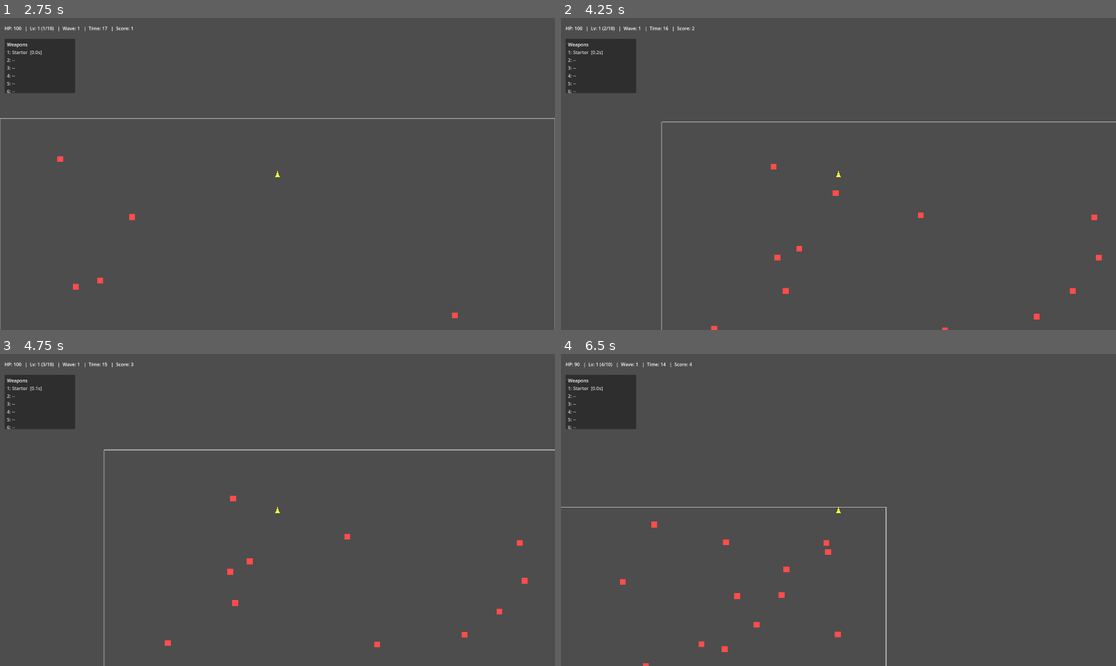
Above: before the commit, frames 1-4 (two rows, left to right).
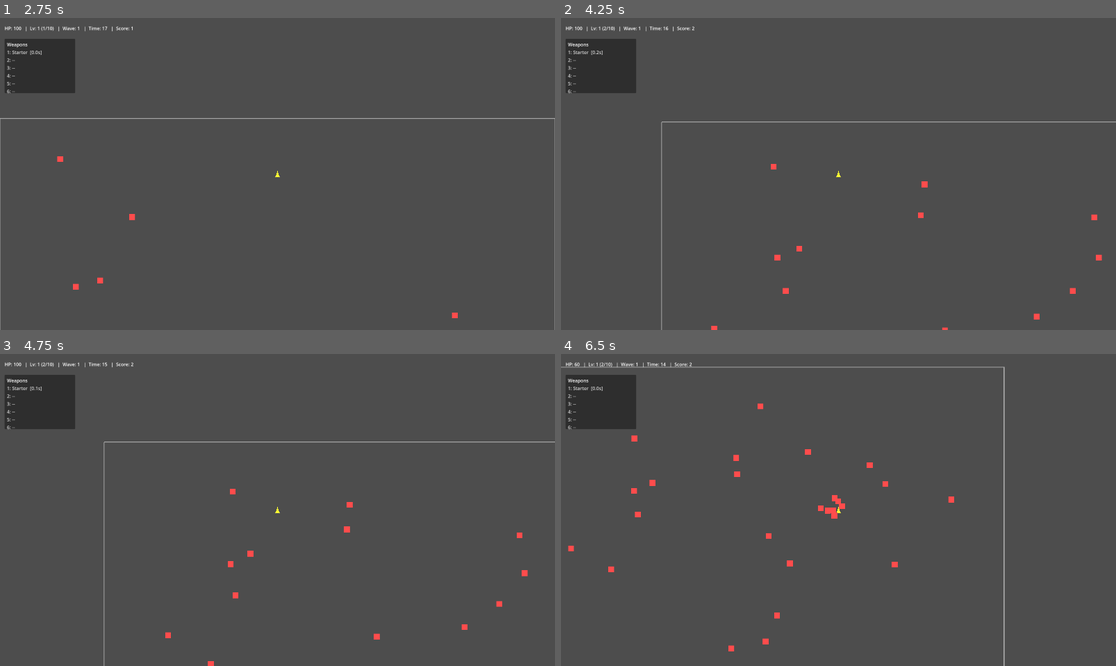
Above: after the commit, the same moments.

Repository: Deitox/Dexcoto
Game: Godot game, scene res://scenes/Main.tscn
Same seed, same stepped clock (60 frames per second), same inputs: the game is played once before the commit and once after it.
Inputs:
- Up to frame 1 (2.75 s): click "Starter" at 0.5 s; tap Enter at 1.25 s; hold Up (ui_up) from 1.28 s (still down); tap Space at 2 s
- Up to frame 2 (4.25 s): release Up (ui_up) at 2.78 s; hold Left (ui_left) from 2.78 s (still down)
- Up to frame 3 (4.75 s): release Left (ui_left) at 4.28 s; hold Down (ui_down) from 4.28 s (still down)
- Up to frame 4 (6.5 s): release Down (ui_down) at 5.03 s; hold Right (ui_right) 5.03-5.78 s; hold Up (ui_up) from 5.78 s (still down)

Frame 1 is identical in both runs. In frame 2, less than 0.1% of the frame differs, in the area x 48-67%, y 52-58%; in frame 3, 1.0%; in frame 4, 1.7%, in the area x 0-80%, y 2-100%.

Commit message:
fix(pooling): treat active-only for groups and counts\\n\\n- Enemy: add to group on activate, remove on deactivate\\n- Bullet: add/remove projectiles group on activate/deactivate\\n- Player: ignore inactive/hidden enemies for targeting\\n- Main: count only active enemies for spawn pacing

Diff:
--- a/scripts/bullet.gd
+++ b/scripts/bullet.gd
@@ -13,7 +13,7 @@
 var pool: Node = null
 
 func _ready() -> void:
-    add_to_group("projectiles")
+    # Join projectiles group only while active (done in activate()).
     body_entered.connect(_on_body_entered)
     if poly:
         poly.color = color
@@ -44,6 +44,8 @@
     pool = p
     visible = true
     monitoring = true
+    if not is_in_group("projectiles"):
+        add_to_group("projectiles")
     if poly:
         poly.color = color
 
@@ -51,6 +53,8 @@
     active = false
     visible = false
     monitoring = false
+    if is_in_group("projectiles"):
+        remove_from_group("projectiles")
 
 func _return_to_pool() -> void:
     if pool and pool.has_method("return_bullet"):
--- a/scripts/enemy.gd
+++ b/scripts/enemy.gd
@@ -15,7 +15,7 @@
 @onready var body_shape: CollisionShape2D = $CollisionShape2D
 
 func _ready() -> void:
-    add_to_group("enemies")
+    # Add to group only while active (done in activate()).
     _apply_tier()
     health = max_health
     if hitbox and not hitbox.body_entered.is_connected(_on_hitbox_body_entered):
@@ -77,6 +77,8 @@
     target = tgt
     pool = p
     active = true
+    if not is_in_group("enemies"):
+        add_to_group("enemies")
     visible = true
     modulate.a = 1.0
     if hitbox:
@@ -89,6 +91,8 @@
 func deactivate() -> void:
     active = false
     visible = false
+    if is_in_group("enemies"):
+        remove_from_group("enemies")
     if hitbox:
         hitbox.monitoring = false
     if body_shape:
--- a/scripts/main.gd
+++ b/scripts/main.gd
@@ -109,9 +109,25 @@
 func _on_wave_timer_timeout() -> void:
 	begin_intermission()
 
+
+func _active_enemies_count() -> int:
+	var total := 0
+	for e in get_tree().get_nodes_in_group("enemies"):
+		if not is_instance_valid(e):
+			continue
+		var is_active := true
+		if e.has_method("get"):
+			var a = e.get("active")
+			if a != null:
+				is_active = bool(a)
+		if is_active:
+			total += 1
+	return total
+
 func _spawn_enemies() -> void:
 	var base_count := 2 + int(round(float(wave) * 1.5))
-	var enemies := get_tree().get_nodes_in_group("enemies").size()
+
+	var enemies := _active_enemies_count()
 	var soft_cap := 40
 	var count := base_count
 	var tier := 1
@@ -133,7 +149,7 @@
 			add_child(e)
 
 func _adjust_spawning() -> void:
-	var enemies := get_tree().get_nodes_in_group("enemies").size()
+	var enemies := _active_enemies_count()
 	var soft_cap := 40
 	if enemies > soft_cap:
 		spawn_timer.wait_time = min(3.0, spawn_timer.wait_time * 1.25)
--- a/scripts/player.gd
+++ b/scripts/player.gd
@@ -60,11 +60,20 @@
     var nearest: Node2D = null
     var min_d: float = INF
     for e in enemies:
-        if is_instance_valid(e):
-            var d: float = global_position.distance_squared_to(e.global_position)
-            if d < min_d:
-                min_d = d
-                nearest = e
+        if not is_instance_valid(e):
+            continue
+        # Skip pooled/inactive or hidden enemies
+        var is_active := true
+        if e.has_method("get"):
+            var a = e.get("active")
+            if a != null:
+                is_active = bool(a)
+        if not is_active or not e.is_visible_in_tree():
+            continue
+        var d: float = global_position.distance_squared_to(e.global_position)
+        if d < min_d:
+            min_d = d
+            nearest = e
     return nearest
 
 func _update_weapons_fire(delta: float, target_pos: Vector2) -> void:
